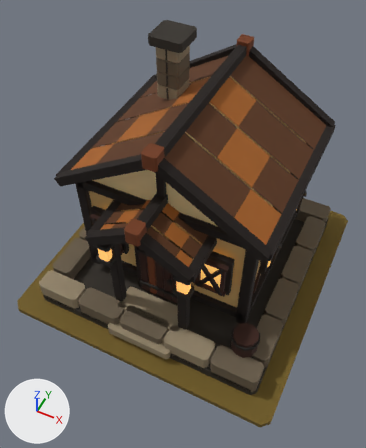
Renders of the glTF model art/manor_hall_t2/manor_hall_t2.glb from each side of a commit.
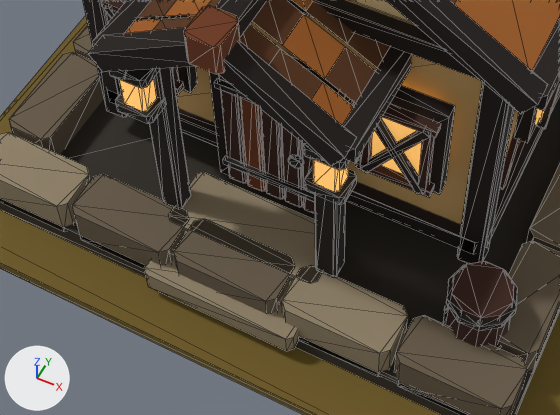
Each version appears first whole from a 50 mm camera at (1.23, -2.67, 3.82) aimed at (0.02, -0.26, 0.8), and next in a close-up on the part from 13% to 76% of the width and 48% to 86% of the height. The axes (+X, +Y, +Z) are drawn at lower left. The lights are the same throughout. The first two pictures are the older version. The close-ups show mesh edges as thin lines.

Objects in the first close-up: 'MMR | hall | T02 Architecture.001', 'MMR | hall | Tier 02 Ground.001'.
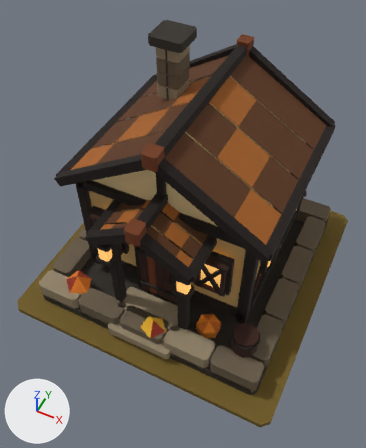
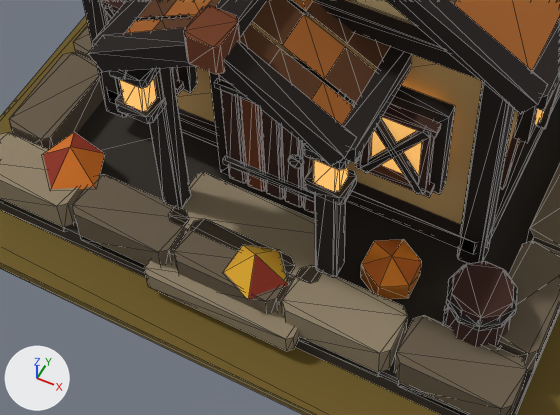
What differs and where, as boxes (x1, y1, x2, y2) in the close-ups (560 x 415 px):
'MMR | hall | T02 Autumn Dressing.001', added
    after: (43, 132, 422, 300)

Edits to the bpy script that builds the scene:
```text
Add me_mmr___hall___t02_autumn_dressing_001:
    me_mmr___hall___t02_autumn_dressing_001.from_pydata(...)  # 37 vertices, 38 faces; spans x -0.99..0.55, y -1.02..0.82, z 0.13..0.32
    me_mmr___hall___t02_autumn_dressing_001.materials.append(mat_mmr___shared_palette_atlas)  # picture img_mmr_shared_color_palette_64
Add ob_mmr___hall___t02_autumn_dressing_001:
    ob_mmr___hall___t02_autumn_dressing_001 = bpy.data.objects.new('MMR | hall | T02 Autumn Dressing.001', me_mmr___hall___t02_autumn_dressing_001)
    ob_mmr___hall___t02_autumn_dressing_001.location = (0.0, 0.0, 0.05)
```
